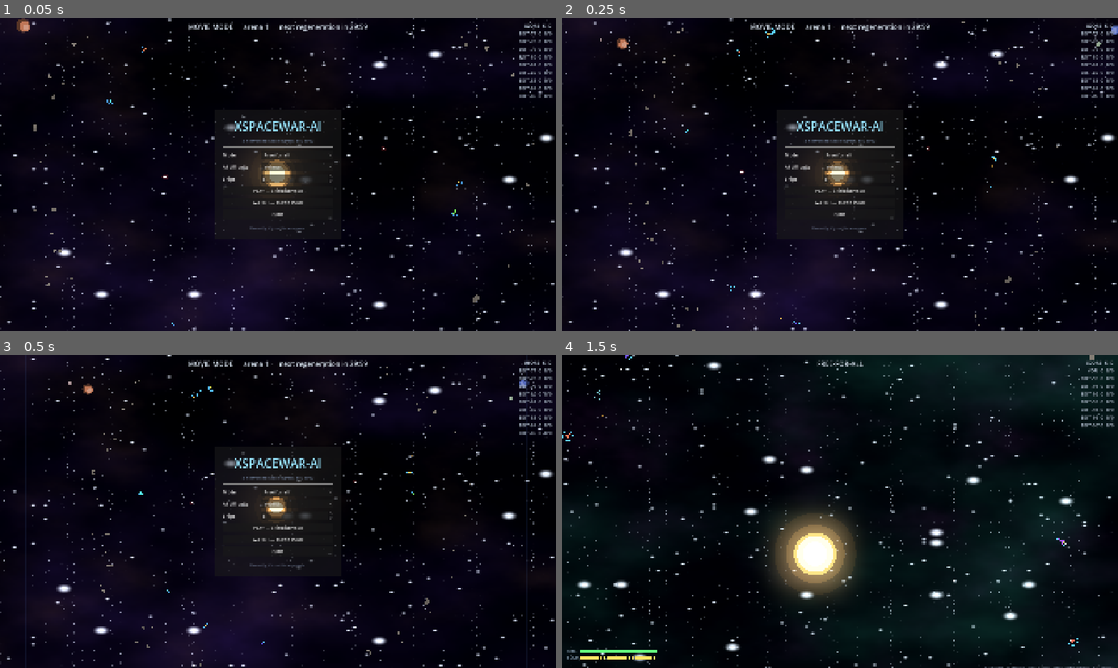
Above: before the commit, frames 1-4 (two rows, left to right).
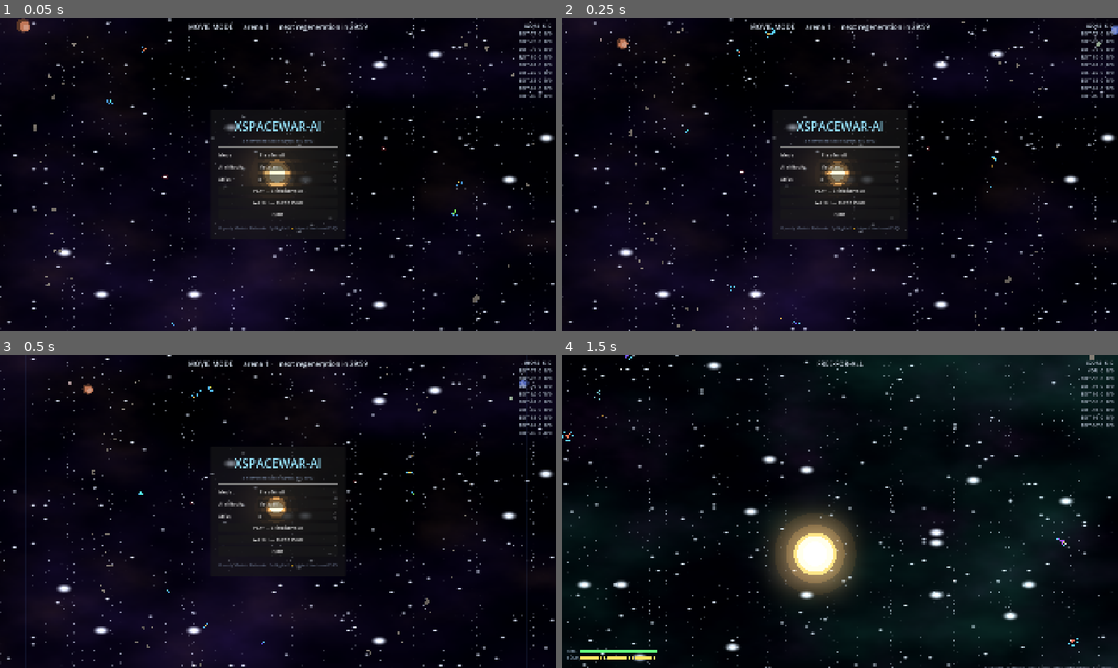
Above: after the commit, the same moments.

Repository: CryptoJones/XSpaceWar-AI
Game: Godot game, scene res://src/ui/main.tscn
The game is run twice, just before and just after one commit, with the same random seed, the same clock (stepped at 60 frames per second) and the same inputs.
Inputs:
- Up to frame 1 (0.05 s): no input
- Up to frame 2 (0.25 s): no input
- Up to frame 3 (0.5 s): no input
- Up to frame 4 (1.5 s): click "PLAY — Skirmish vs AI" at 0.5 s; tap Enter at 1.25 s; hold D from 1.28 s (still down); hold Enter from 1.28 s (still down)

The runs differ from the first frame. In frame 1, 0.3% of the frame differs, in the area x 38-62%, y 32-68%; in frame 2, 0.3%; in frame 3, 0.3%; in frame 4, nothing differs.

Commit message:
Use the canonical Nebraska tagline in the menu and README footer
Co-Authored-By: Claude Fable 5 <noreply@anthropic.com>

Diff:
--- a/src/ui/main.gd
+++ b/src/ui/main.gd
@@ -99,7 +99,7 @@
 	box.add_child(HSeparator.new())
 
 	var tagline := Label.new()
-	tagline.text = "Honestly, it's not for everyone."
+	tagline.text = "Proudly Made in Nebraska. Go Big Red! 🌽 https://xkcd.com/2347/"
 	tagline.add_theme_font_size_override("font_size", 13)
 	tagline.add_theme_color_override("font_color", Color(0.55, 0.62, 0.75, 0.6))
 	tagline.horizontal_alignment = HORIZONTAL_ALIGNMENT_CENTER
Not shown, changed: README.md
